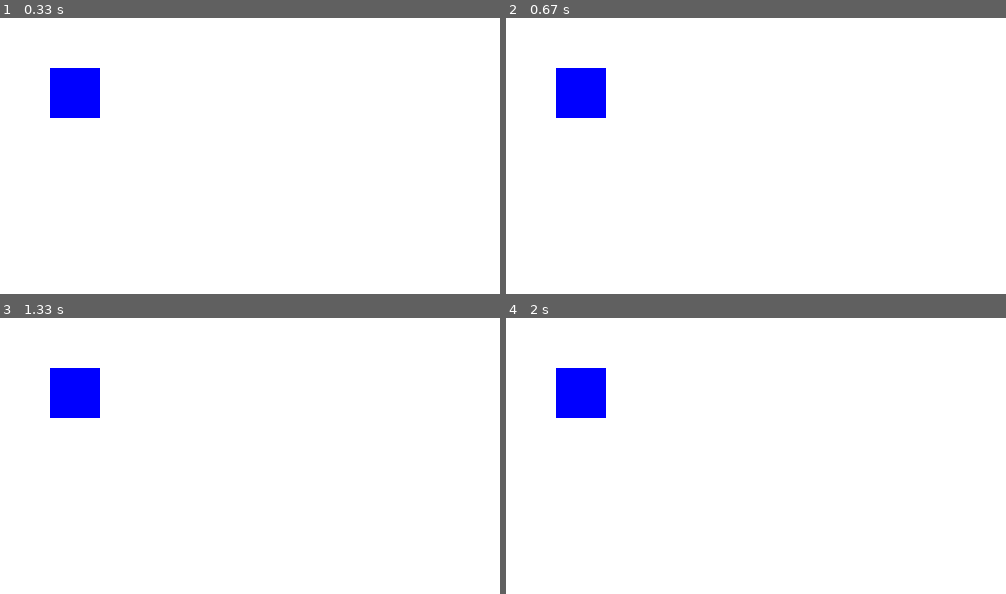
Above: before the commit, frames 1-4 (two rows, left to right).
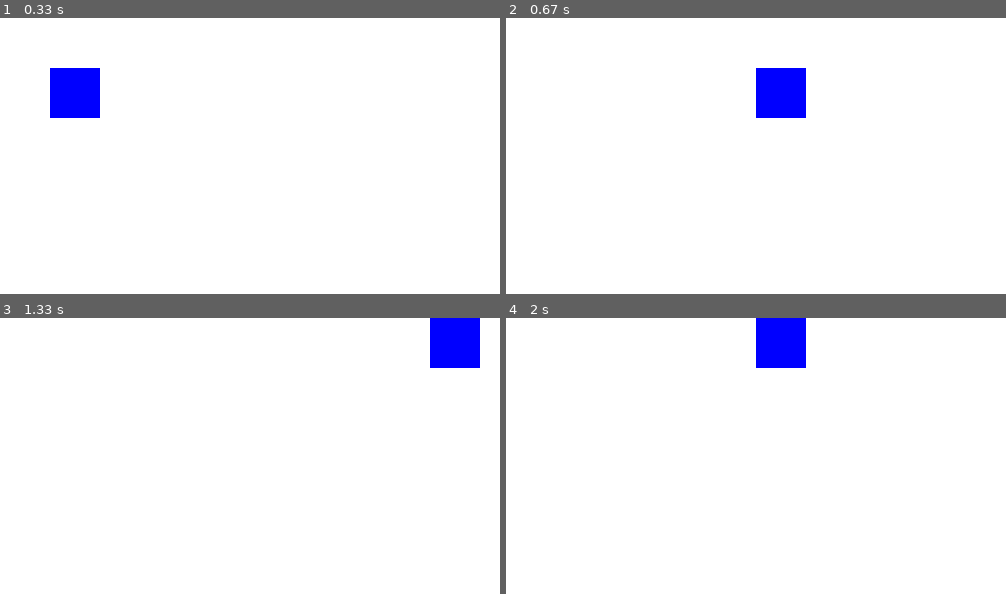
Above: after the commit, the same moments.

Repository: Gha211th/Learning_Pygame
Game: pygame game, started from Practicing_by_myself/1_lest_code.py
Same seed, same stepped clock (60 frames per second), same inputs: the game is played once before the commit and once after it.
Inputs:
- Up to frame 1 (0.33 s): no input
- Up to frame 2 (0.67 s): hold Right from 0.33 s (still down)
- Up to frame 3 (1.33 s): release Right at 0.8 s; hold Up 0.83-1.13 s; hold Right from 1.17 s (still down)
- Up to frame 4 (2 s): release Right at 1.63 s; hold Left from 1.67 s (still down)

Frame 1 is identical in both runs. In frame 2, 3.6% of the frame differs, in the area x 10-60%, y 18-37%; in frame 3, 3.6%; in frame 4, 3.6%.

Commit message:
Practiceing:)

Diff:
--- a/Practicing_by_myself/1_lest_code.py
+++ b/Practicing_by_myself/1_lest_code.py
@@ -38,13 +38,13 @@
     keys = pygame.key.get_pressed()
 
     # for wasd or row
-    if keys[pygame.K_UP] or [pygame.K_w]:
+    if keys[pygame.K_UP]:
         y -= speed
-    if keys[pygame.K_DOWN] or [pygame.K_s]:
+    if keys[pygame.K_DOWN]:
         y += speed
-    if keys[pygame.K_RIGHT] or [pygame.K_d]:
+    if keys[pygame.K_RIGHT]:
         x += speed
-    if keys[pygame.K_LEFT] or [pygame.K_a]:
+    if keys[pygame.K_LEFT]:
         x -= speed
 
 
